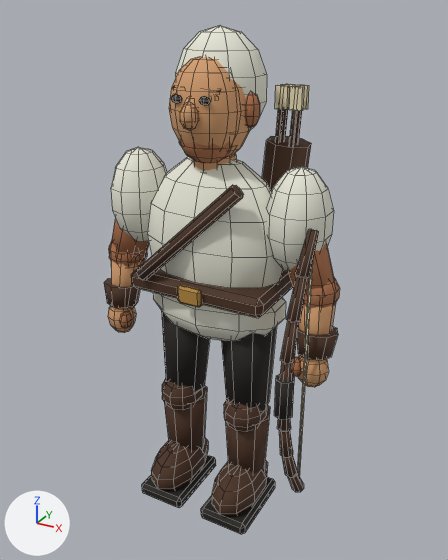
Before and after pictures for a commit that changed the Blender file art/sources/archer.blend.
Rendered twice from a 50 mm lens placed at (1.085, -1.901, 1.951), pointed at (0.106, -0.122, 1.062). The lights are fixed; the arrows at lower left show +X, +Y and +Z. The first picture is the older version. Mesh edges are drawn as thin lines.

In view in the first picture: 'Archer painted model'.
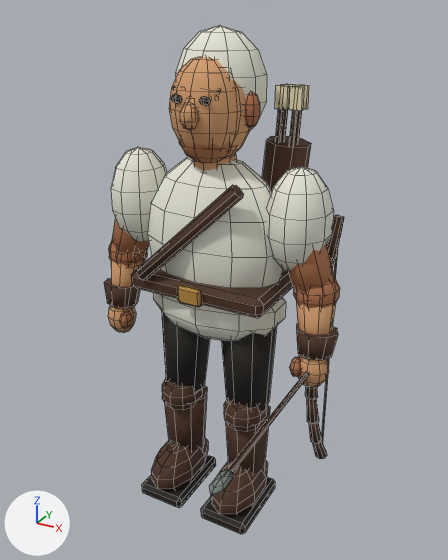
Location of each change, (x1, y1, x2, y2) in pixels of the pictures (448 x 560 px; the box of a moved part takes in the faces that stretch with it):
'Archer painted model', reshaped
    before: (104, 26, 340, 534)
    after: (104, 26, 344, 534)
part 1 of me_sphere, added
    after: (209, 469, 234, 495)
part 2 of me_sphere, moved or reshaped
    before: (274, 229, 319, 492)
    after: (227, 215, 344, 470)
part 3 of me_sphere, surface changed
    before: (287, 381, 294, 420)
    after: (230, 373, 309, 472)

What the commit changed:
me_sphere is used by ob_archer_painted_model.
me_sphere had 1942 vertices, 1994 faces and spanned x -0.51..0.51, y -0.33..0.31, z 0.0..1.9.
me_sphere now has 1978 vertices, 2026 faces and spans x -0.51..0.51, y -0.79..0.31, z 0.0..1.9.
me_sphere part 1: a new loose piece, a UV sphere (6 segments, 4 rings, poles along z) spanning x 0.408..0.452, y -0.785..-0.665, z 0.74..0.77, in mat_painted_palette (picture img_tabletop_paint_1k).
Part 2, on me_sphere:
10 vertices are removed from x 0.41..0.44, y -0.33..-0.11, z 0.26..1.3.
11 faces are deleted.
36 vertices in x 0.41..0.45, y -0.31..-0.13, z 0.25..1.31 move by (0.0, 0.25, -0.03).
34 vertices in x 0.41..0.45, y -0.32..-0.1, z 0.26..1.29 move by (0.0, 0.26, -0.02).
32 vertices in x 0.41..0.45, y -0.32..-0.11, z 0.27..1.31 move by (0.0, 0.26, -0.03).
27 vertices in x 0.41..0.45, y -0.32..-0.1, z 0.25..1.29 move by (0.0, 0.25, -0.02).
13 vertices move from x 0.4..0.46, y -0.32..-0.27, z 0.71..0.85 to x 0.42..0.44, y -0.72..0.14, z 0.75..1.28.
10 vertices are added at x 0.43, y 0.14, z 0.24..1.27.
9 new faces join them, mat_painted_palette (picture img_tabletop_paint_1k), smooth.
me_sphere part 3: 5 kept faces spanning x 0.42..0.44, y -0.72..0.13, z 0.75..0.76 get new texture (UV) coordinates.
Other edits to the shape of me_sphere do not show in these pictures.
